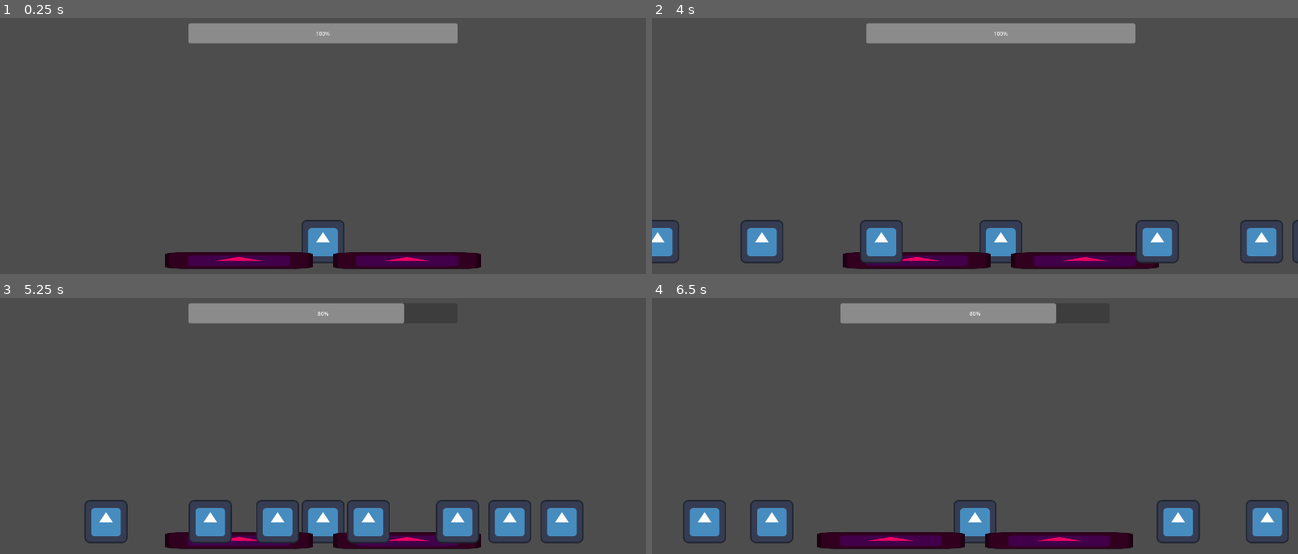
Above: before the commit, frames 1-4 (two rows, left to right).
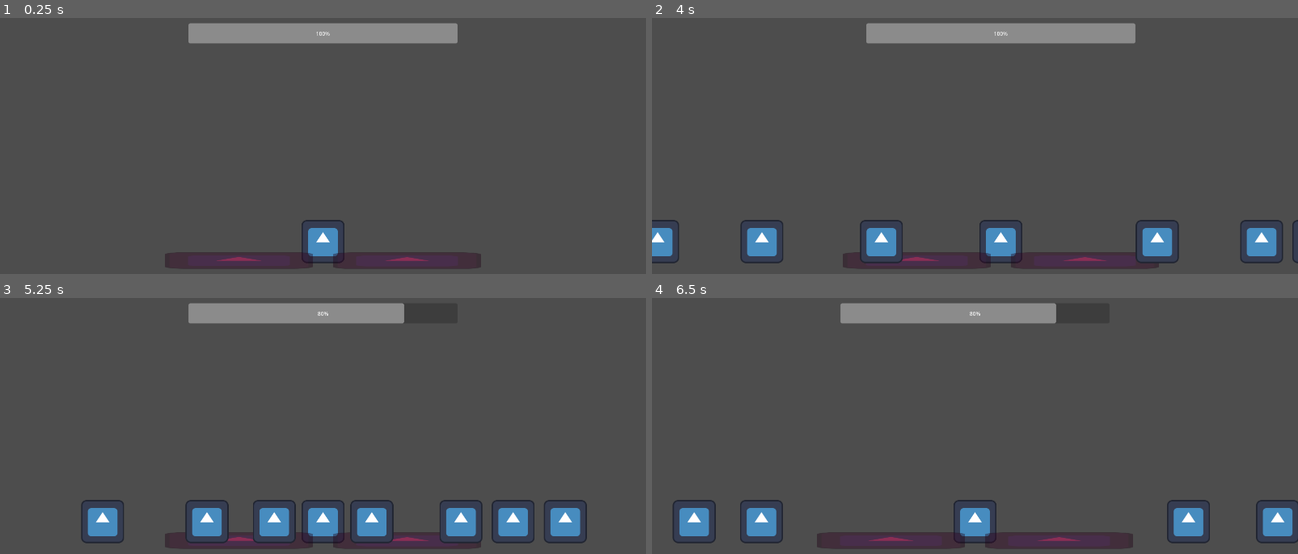
Above: after the commit, the same moments.

Repository: Jam-n-Bees/Garden-Guardian
Game: Godot game, scene res://MainScene.tscn
The game is run twice, just before and just after one commit, with the same random seed, the same clock (stepped at 60 frames per second) and the same inputs. The engine's default icon, where the game draws it, is replaced by a stand-in: a white triangle on a blue panel in a dark square.
Inputs (mouse positions are in pixels of both pictures, inside the frame that each line leads up to):
- Up to frame 1 (0.25 s): no input
- Up to frame 2 (4 s): tap Enter at 0.5 s; move the mouse to (1117, 153) at 0.52 s; press the mouse at (1117, 153) at 0.53 s; right-click (1117, 153) at 0.8 s; move the mouse to (845, 189) at 1.27 s; release the mouse at (845, 189) at 1.28 s; right-click (845, 189) at 1.35 s; click (845, 189) at 1.55 s; move the mouse to (1039, 92) at 2.02 s; press the mouse at (1039, 92) at 2.03 s; right-click (1039, 92) at 2.3 s; move the mouse to (942, 243) at 2.77 s; release the mouse at (942, 243) at 2.78 s; right-click (942, 243) at 2.85 s; click (942, 243) at 3.05 s; move the mouse to (1168, 225) at 3.52 s; press the mouse at (1168, 225) at 3.53 s; right-click (1168, 225) at 3.8 s
- Up to frame 3 (5.25 s): move the mouse to (129, 397) at 4.27 s; release the mouse at (129, 397) at 4.28 s; right-click (129, 397) at 4.35 s; click (129, 397) at 4.55 s; move the mouse to (355, 451) at 5.02 s; press the mouse at (355, 451) at 5.03 s
- Up to frame 4 (6.5 s): right-click (1007, 451) at 5.3 s; move the mouse to (878, 359) at 5.77 s; release the mouse at (878, 359) at 5.78 s; right-click (878, 359) at 5.85 s; click (878, 359) at 6.05 s

The runs differ from the first frame. In frame 1, 3.0% of the frame differs, in the area x 25-75%, y 91-99%; in frame 2, 2.5%; in frame 3, 4.1%; in frame 4, 5.3%, in the area x 3-100%, y 78-99%.

Commit message:
Full Dash and bug fixes
What it says on the tin!
Dashing in both directions, functional interrupts, alllll gucci.

Diff:
--- a/MainScene.tscn
+++ b/MainScene.tscn
@@ -44,17 +44,17 @@
 [node name="AttackableZone" type="Area2D" parent="BattleManager/Player"]
 
 [node name="CollisionShape2D" type="CollisionShape2D" parent="BattleManager/Player/AttackableZone"]
-scale = Vector2(8, 28)
+scale = Vector2(9, 28)
 shape = SubResource("RectangleShape2D_rpqi1")
 
 [node name="Sprite2D" type="Sprite2D" parent="BattleManager/Player"]
-self_modulate = Color(0.924071, 0, 0.385646, 1)
+self_modulate = Color(0.92549, 0, 0.384314, 0.392157)
 position = Vector2(-250, 56.5)
 scale = Vector2(3.4375, 0.382813)
 texture = ExtResource("2_uxrcv")
 
 [node name="Sprite2D2" type="Sprite2D" parent="BattleManager/Player"]
-self_modulate = Color(0.924071, 0, 0.385646, 1)
+self_modulate = Color(0.92549, 0, 0.384314, 0.392157)
 position = Vector2(250, 57)
 scale = Vector2(3.4375, 0.382813)
 texture = ExtResource("2_uxrcv")
--- a/goons/goon_scripts/goon_class.gd
+++ b/goons/goon_scripts/goon_class.gd
@@ -113,7 +113,7 @@
 	attacking = true
 	await get_tree().create_timer(0.5).timeout
 	if interupted == false and knocked_out == false:
-		global_variables.player_node.attack_cooldown_time = 1.2
+		global_variables.player_node.attack_cooldown_time = 1
 		global_variables.player_node.attack_on_cooldown = true
 		global_variables.player_hp -= 1
 		global_variables.player_hp_bar.value = global_variables.player_hp
--- a/player.gd
+++ b/player.gd
@@ -37,7 +37,8 @@
 				if is_instance_valid(closest_target):
 					closest_target.interupted = true
 					var dash = create_tween()
-					dash.tween_property(self,"position", Vector2(closest_target.position.x - 80, closest_target.position.y), 0.1)
+					dash.tween_property(self,"position", Vector2(closest_target.position.x - 80, self.position.y), 0.1)
+					await dash.finished
 					closest_target.knockout()
 			else:
 				self.position.x += 200
@@ -55,6 +56,11 @@
 						if self.global_position.x - n.global_position.x < current_closest_range:
 							current_closest_range = self.global_position.x - n.global_position.x
 							closest_target = n
+				if is_instance_valid(closest_target):
+					closest_target.interupted = true
+					var dash = create_tween()
+					dash.tween_property(self,"position", Vector2(closest_target.position.x + 80, self.position.y), 0.1)
+					await dash.finished
 				closest_target.knockout()
 			else:
 				self.position.x -= 200
